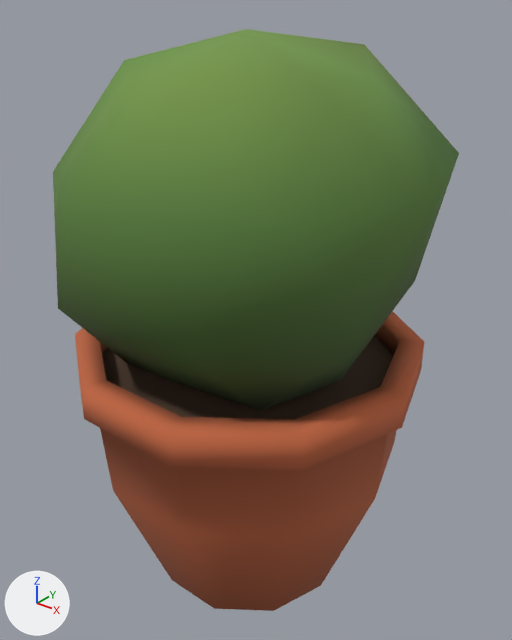
Renders of the glTF model games/yorimichi/assets/belmonte/meshes/SM_BM_BP_PotShrub.glb from each side of a commit.
Camera for both pictures: a camera (50 mm lens) standing at (0.743, -0.904, 1.103) and looking at (0.012, 0.009, 0.537). Lighting does not change. The marker at lower left points along +X, +Y and +Z. The picture after the commit comes second. Vertices at exactly the same position are counted once.

In view in the first picture: 'SM_BM_BP_PotShrub'.
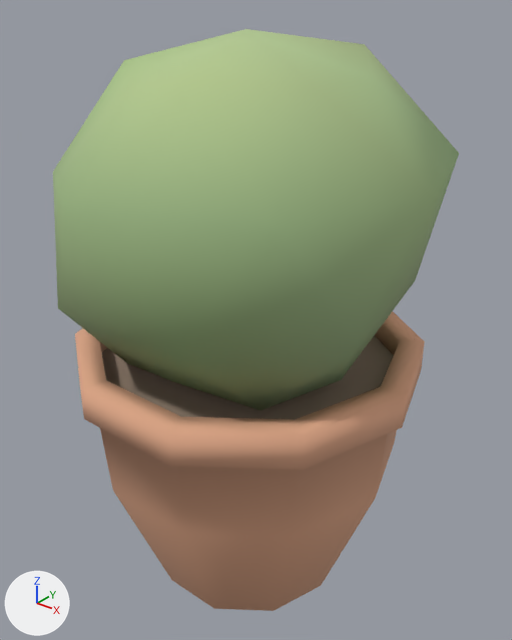
What changed in the scene script:
```text
Change me_sm_bp_potshrub:
    where me_sm_bp_potshrub.from_pydata(...)  # 104 vertices, 192 faces; spans x -0.324..0.336, y -0.365..0.344, z 0.0..1.03
    used by ob_sm_bm_bp_potshrub; location = (0.0, 0.0, 0.0)
    me_sm_bp_potshrub part 1: 70 faces centred in x -0.303..0.303, y -0.308..0.308, z 0.327..0.5 are repainted in the vertex colours; the middle colour goes from orange #c26641 to beige #e2aa8a
    me_sm_bp_potshrub part 2: 16 faces centred in x -0.259..0.258, y -0.267..0.269, z 0.522..0.597 are repainted in the vertex colours; the middle colour goes from dark green #425d2c to green #8ba373
    me_sm_bp_potshrub part 3: 36 faces centred in x -0.261..0.261, y -0.265..0.265, z 0.455..0.487 are repainted in the vertex colours; the middle colour goes from brown #81492b to brown #bc9172
    me_sm_bp_potshrub part 4: 40 faces centred in x -0.301..0.301, y -0.324..0.312, z 0.695..0.998 are repainted in the vertex colours; the middle colour goes from green #5e833f to green #a4be88
    me_sm_bp_potshrub part 5: 30 faces centred in x -0.256..0.256, y -0.28..0.28, z 0.092..0.5 are repainted in the vertex colours; the middle colour goes from orange #b8613d to beige #dda686
```

Where the change shows, as pixel boxes [x1, y1, x2, y2] in the pictures (512 x 640 px):
part 1 of me_sm_bp_potshrub, recoloured (orange to beige): [75, 311, 424, 538] in both
part 2 of me_sm_bp_potshrub, recoloured (dark green to green): [59, 281, 415, 410] in both
part 3 of me_sm_bp_potshrub, recoloured (lighter): [100, 324, 400, 420] in both
part 4 of me_sm_bp_potshrub, recoloured (lighter): [53, 29, 459, 350] in both
part 5 of me_sm_bp_potshrub, recoloured (orange to beige): [75, 319, 424, 611] in both
